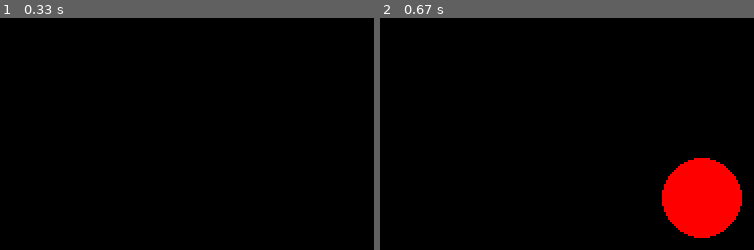
Above: before the commit, frames 1-2 (left to right).
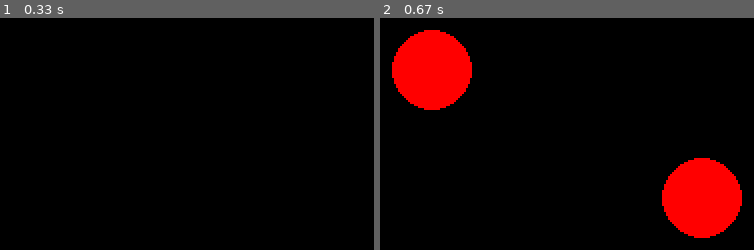
Above: after the commit, the same moments.

Repository: ershovarn/lesson_pygame_2
Game: pygame game, started from main.py
Same seed, same stepped clock (60 frames per second), same inputs: the game is played once before the commit and once after it.
Inputs (mouse positions are in pixels of both pictures, inside the frame that each line leads up to):
- Up to frame 1 (0.33 s): no input
- Up to frame 2 (0.67 s): press the mouse at (outside the picture) at 0.37 s; move the mouse to (432, 69) at 0.47 s; release the mouse at (701, 198) at 0.6 s

Frame 1 is identical in both runs. In frame 2, 5.7% of the frame differs, in the area x 3-25%, y 5-40%.

Commit message:
graph_edit

Diff:
--- a/main.py
+++ b/main.py
@@ -12,6 +12,7 @@
     screen = pygame.display.set_mode(size)
     x, y = 0, height // 2
     v = 20
+    do_paint = False
     running = True
     while running:  # главный игровой цикл
         # цикл обработки событий
@@ -19,11 +20,15 @@
         for event in pygame.event.get():
             if event.type == pygame.QUIT:
                 running = False
-            if event.type == pygame.MOUSEMOTION:
+            if event.type == pygame.MOUSEMOTION and do_paint:
                 coords_mouse = event.pos
-                print(coords_mouse)
-                screen.fill((0, 0, 0))
+                # print(coords_mouse)
+                # screen.fill((0, 0, 0))
                 draw_circle(screen, coords_mouse)
+            if event.type == pygame.MOUSEBUTTONDOWN:
+                do_paint = True
+            if event.type == pygame.MOUSEBUTTONUP:
+                do_paint = False
             # обработка остальных событий
         # отрисовка изменений
         pygame.display.flip()
